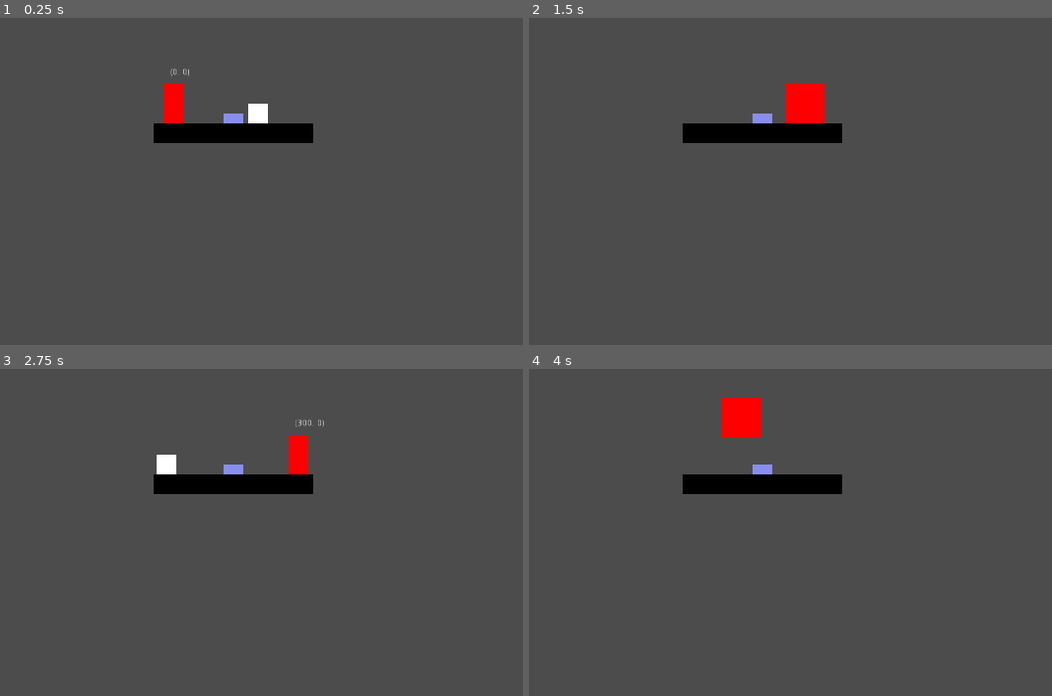
Above: before the commit, frames 1-4 (two rows, left to right).
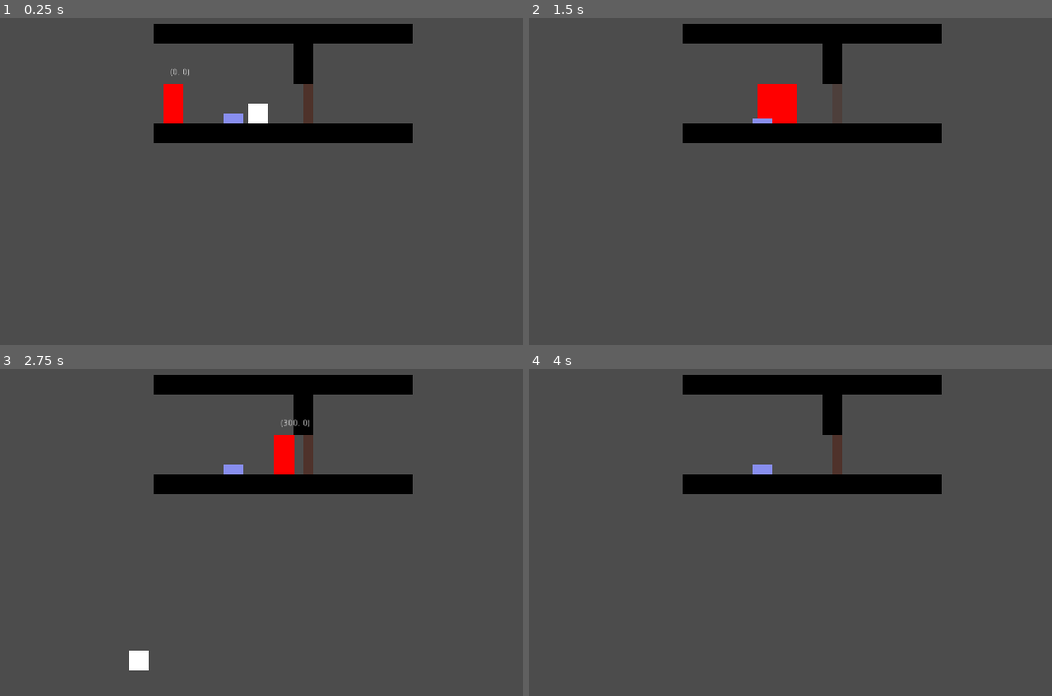
Above: after the commit, the same moments.

Repository: FireSquid6/Poltergeist-Heist
Game: Godot game, scene res://scenes/test_level.tscn
The game is run twice, just before and just after one commit, with the same random seed, the same clock (stepped at 60 frames per second) and the same inputs. This scene is started directly instead of the project's main scene.
Inputs:
- Up to frame 1 (0.25 s): no input
- Up to frame 2 (1.5 s): tap Enter at 0.5 s; hold Right (plr_right) 0.53-1.28 s; tap X (plr_merge) at 0.6 s; tap Up (plr_jump) at 0.77 s; hold Left (plr_left) from 1.28 s (still down); tap Z (plr_switch) at 1.35 s
- Up to frame 3 (2.75 s): tap Up (plr_jump) at 1.52 s; release Left (plr_left) at 2.03 s; hold Right (plr_right) from 2.03 s (still down); tap X (plr_merge) at 2.1 s
- Up to frame 4 (4 s): tap Z (plr_switch) at 2.85 s; tap Up (plr_jump) at 3.02, 3.77 s; release Right (plr_right) at 3.53 s; hold Left (plr_left) from 3.53 s (still down); tap X (plr_merge) at 3.6 s

The runs differ from the first frame. In frame 1, 4.8% of the frame differs, in the area x 29-79%, y 1-39%; in frame 2, 5.8%; in frame 3, 5.8%, in the area x 24-79%, y 1-93%; in frame 4, 5.8%.

Commit message:
fix pushing

Diff:
--- a/src/instances/level_entities/button/button.gd
+++ b/src/instances/level_entities/button/button.gd
@@ -7,14 +7,12 @@
 signal released()
 
 func _on_Button_body_entered(body):
-	if body as Player:
-		emit_signal("pressed")
-		pressed = true
-		$Polygon2D.scale.y = 0.5
+	emit_signal("pressed")
+	pressed = true
+	$Polygon2D.scale.y = 0.5
 
 
 func _on_Button_body_exited(body):
-	if body as Player:
-		emit_signal("released")
-		pressed = false
-		$Polygon2D.scale.y = 1
+	emit_signal("released")
+	pressed = false
+	$Polygon2D.scale.y = 1
--- a/src/instances/level_entities/button/button.tscn
+++ b/src/instances/level_entities/button/button.tscn
@@ -7,7 +7,7 @@
 
 [node name="Button" type="Area2D"]
 collision_layer = 4
-collision_mask = 2
+collision_mask = 10
 script = ExtResource( 1 )
 
 [node name="CollisionShape2D" type="CollisionShape2D" parent="."]
--- a/src/instances/level_entities/crate/crate.tscn
+++ b/src/instances/level_entities/crate/crate.tscn
@@ -6,7 +6,7 @@
 extents = Vector2( 15, 15 )
 
 [node name="Crate" type="KinematicBody2D"]
-collision_layer = 4
+collision_layer = 8
 collision_mask = 0
 script = ExtResource( 1 )
 heavy = true
--- a/src/instances/level_entities/crate/heavy_crate.tscn
+++ /dev/null
@@ -1,15 +0,0 @@
-[gd_scene load_steps=2 format=2]
-
-[sub_resource type="RectangleShape2D" id=1]
-extents = Vector2( 32, 32 )
-
-[node name="LightCrate" type="RigidBody2D"]
-
-[node name="CollisionShape2D" type="CollisionShape2D" parent="."]
-position = Vector2( 32, -32 )
-shape = SubResource( 1 )
-
-[node name="Polygon2D" type="Polygon2D" parent="CollisionShape2D"]
-position = Vector2( -32, 32 )
-color = Color( 0.188235, 0.0941176, 0.0941176, 1 )
-polygon = PoolVector2Array( 0, -64, 0, 0, 64, 0, 64, -64 )
--- /dev/null
+++ b/src/instances/level_entities/toggleables/door/door.gd
@@ -0,0 +1,10 @@
+extends Toggleable
+
+
+func turn_on():
+	$CollisionShape2D.set_deferred("disabled", true)
+	$Polygon2D.color = Color(0.31, 0.2, 0.17, 0.5)
+
+func turn_off():
+	$CollisionShape2D.set_deferred("disabled", false)
+	$Polygon2D.color = Color(0.31, 0.2, 0.17, 1)
--- /dev/null
+++ b/src/instances/level_entities/toggleables/door/door.tscn
@@ -0,0 +1,20 @@
+[gd_scene load_steps=3 format=2]
+
+[ext_resource path="res://instances/level_entities/toggleables/door/door.gd" type="Script" id=1]
+
+[sub_resource type="RectangleShape2D" id=1]
+extents = Vector2( 8.15625, 128 )
+
+[node name="Door" type="StaticBody2D"]
+script = ExtResource( 1 )
+
+[node name="CollisionShape2D" type="CollisionShape2D" parent="."]
+position = Vector2( 0, 32 )
+scale = Vector2( 1, 0.25 )
+shape = SubResource( 1 )
+
+[node name="Polygon2D" type="Polygon2D" parent="."]
+position = Vector2( 0, 32 )
+scale = Vector2( 1, 0.25 )
+color = Color( 0.309804, 0.2, 0.168627, 1 )
+polygon = PoolVector2Array( -8, -128, 8, -128, 8, 128, -8, 128 )
--- a/src/instances/players/lanky/player.gd
+++ b/src/instances/players/lanky/player.gd
@@ -74,9 +74,8 @@
 					if on_floor:
 						if crate and crate.pushable:
 							crate.push(Vector2(velocity.x, 0))
-						elif player:
-							pass
-							#player.push(Vector2(velocity.x, 0))
+						elif player and player.position.y <= position.y:
+							player.push(Vector2(velocity.x, 0))
 
 
 			# change color and text
--- a/src/instances/players/lanky/player.tscn
+++ b/src/instances/players/lanky/player.tscn
@@ -3,7 +3,7 @@
 [ext_resource path="res://instances/players/lanky/player.gd" type="Script" id=1]
 
 [sub_resource type="RectangleShape2D" id=1]
-extents = Vector2( 16, 32 )
+extents = Vector2( 16, 31 )
 
 [node name="Lanky" type="KinematicBody2D"]
 position = Vector2( -32, -64 )
@@ -24,16 +24,13 @@
 collision_mask = 3
 
 [node name="CollisionShape2D" type="CollisionShape2D" parent="."]
-position = Vector2( 16, 32 )
+position = Vector2( 16, 33 )
 shape = SubResource( 1 )
 
 [node name="Polygon2D" type="Polygon2D" parent="CollisionShape2D"]
-position = Vector2( -1, 15.6159 )
+position = Vector2( -1, 15 )
 scale = Vector2( 1.5, 1.984 )
 polygon = PoolVector2Array( -10, -24, -10, 8.25812, 11.3333, 8.25812, 11.3333, -24 )
-__meta__ = {
-"_edit_lock_": true
-}
 
 [node name="Timers" type="Node" parent="."]
 
--- a/src/scenes/test_level.tscn
+++ b/src/scenes/test_level.tscn
@@ -1,16 +1,23 @@
-[gd_scene load_steps=3 format=2]
+[gd_scene load_steps=4 format=2]
 
 [ext_resource path="res://scenes/level_template.tscn" type="PackedScene" id=1]
 [ext_resource path="res://instances/level_entities/button/button.tscn" type="PackedScene" id=2]
+[ext_resource path="res://instances/level_entities/toggleables/door/door.tscn" type="PackedScene" id=3]
 
 [node name="TestLevel" instance=ExtResource( 1 )]
 
-[node name="TileMap" parent="." index="0"]
-tile_data = PoolIntArray( -131067, 0, 0, -131066, 0, 0, -131065, 0, 0, -131064, 0, 0, -131063, 0, 0, 65532, 0, 0, 65533, 0, 0, 65534, 0, 0, 65535, 0, 0, 0, 0, 0, 1, 0, 0, 2, 0, 0, 3, 0, 0 )
+[node name="Foreground" parent="." index="0"]
+tile_data = PoolIntArray( -262148, 0, 0, -262147, 0, 0, -262146, 0, 0, -262145, 0, 0, -327680, 0, 0, -327679, 0, 0, -327678, 0, 0, -327677, 0, 0, -327676, 0, 0, -327675, 0, 0, -327674, 0, 0, -327673, 0, 0, -327672, 0, 0, -262141, 0, 0, -196605, 0, 0, 65532, 0, 0, 65533, 0, 0, 65534, 0, 0, 65535, 0, 0, 0, 0, 0, 1, 0, 0, 2, 0, 0, 3, 0, 0, 4, 0, 0, 5, 0, 0, 6, 0, 0, 7, 0, 0, 8, 0, 0 )
 
 [node name="Lanky" parent="Controller" index="1"]
 position = Vector2( -80, -56 )
 
 [node name="Button" parent="Entities" index="0" instance=ExtResource( 2 )]
 
+[node name="Door" parent="Entities" index="1" instance=ExtResource( 3 )]
+position = Vector2( 120, -64 )
+
+[connection signal="pressed" from="Entities/Button" to="Entities/Door" method="turn_on"]
+[connection signal="released" from="Entities/Button" to="Entities/Door" method="turn_off"]
+
 [editable path="Controller"]
Not shown, changed: src/.mono/metadata/ide_messaging_meta.txt
